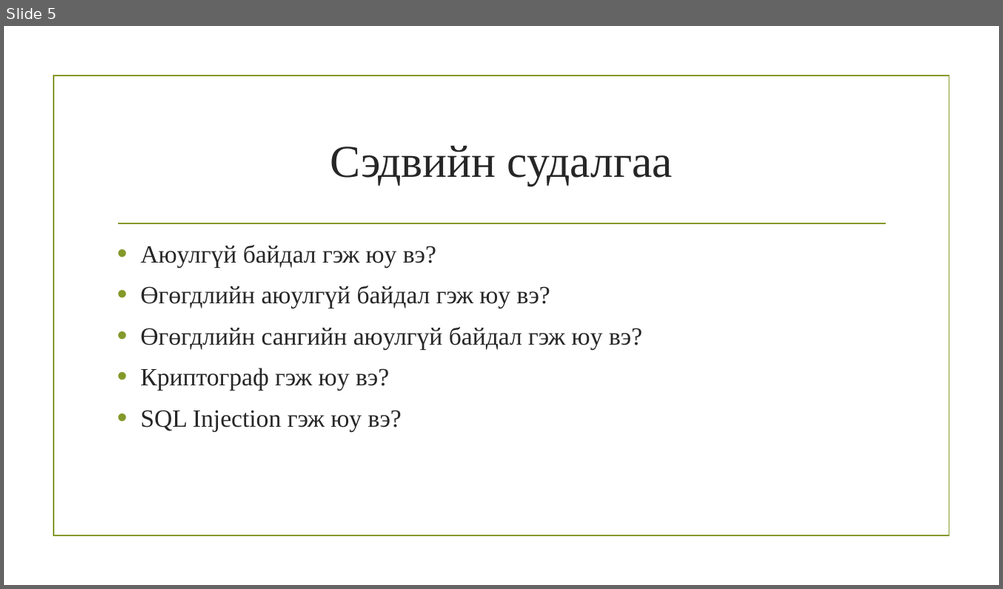
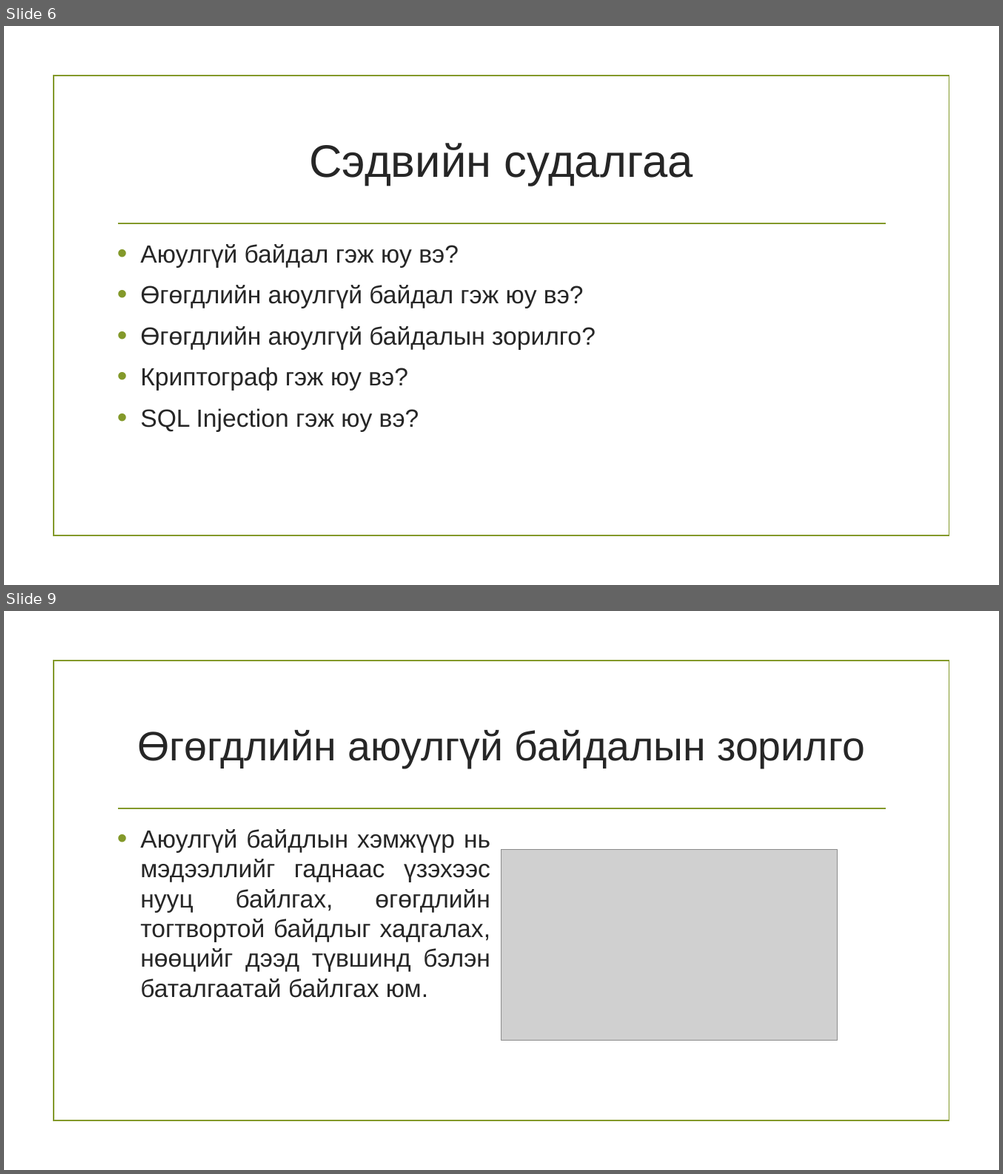
Before and after one commit to md33/tailan, a slide deck: Өгөгдлийн нууцлал,.pptx. Shown one above the other, each under a label of ours: slide 5 before the commit, slides 6 and 9 after it; the slides between them are not shown. The pictures are 1003x589 and 1003x1174 pixels, drawn with LibreOffice and Linux fonts; fonts in the diff are those of the drawing; grey boxes stand for pictures; background and template pictures are left out. Boxes give left, top, right and bottom in pixels: in the first picture for what was removed or moved away, otherwise in the second. Text is boxed around its words. In the diff, an @@ line names an element or a change of style, - is before the commit and + after.

```diff
--- a/Өгөгдлийн нууцлал,.pptx
+++ b/Өгөгдлийн нууцлал,.pptx
@@ slide 9 added at box(4, 611, 999, 1170), background picture (left out); not listed: 2 template elements that a slide beside it also shows @@
@@ title added at box(137, 730, 865, 768), 39.6 pt, text #262626 @@
+Өгөгдлийн аюулгүй байдалын зорилго
@@ text added at box(140, 829, 491, 998), 24 pt, text #262626 @@
+• Аюулгүй байдлын хэмжүүр нь мэдээллийг гаднаас үзэхээс нууц байлгах, өгөгдлийн тогтвортой байдлыг хадгалах, нөөцийг дээд түвшинд бэлэн баталгаатай байлгах юм.
@@ picture added at box(502, 849, 837, 1041) @@
@@ what was slide 5 is now slide 6 @@
@@ slide 6 changed as well @@
@@ title "Сэдвийн судалгаа" at box(309, 143, 692, 186): font Times New Roman to Arial @@
@@ text at box(140, 244, 583, 432): font Times New Roman to Arial in "Аюулгүй байдал гэж юу вэ?", "Өгөгдлийн аюулгүй байдал гэж юу вэ?", "Криптограф гэж юу вэ?", "SQL Injection гэж юу вэ?" @@
@@ text at box(140, 326, 595, 350): text changed; font Times New Roman to Arial @@
-• Өгөгдлийн сангийн аюулгүй байдал гэж юу вэ?
+• Өгөгдлийн аюулгүй байдалын зорилго?
```
Also in this commit, not shown: 9 other slides changed, 18 other slides added, 2 slides removed, 38 other files.
